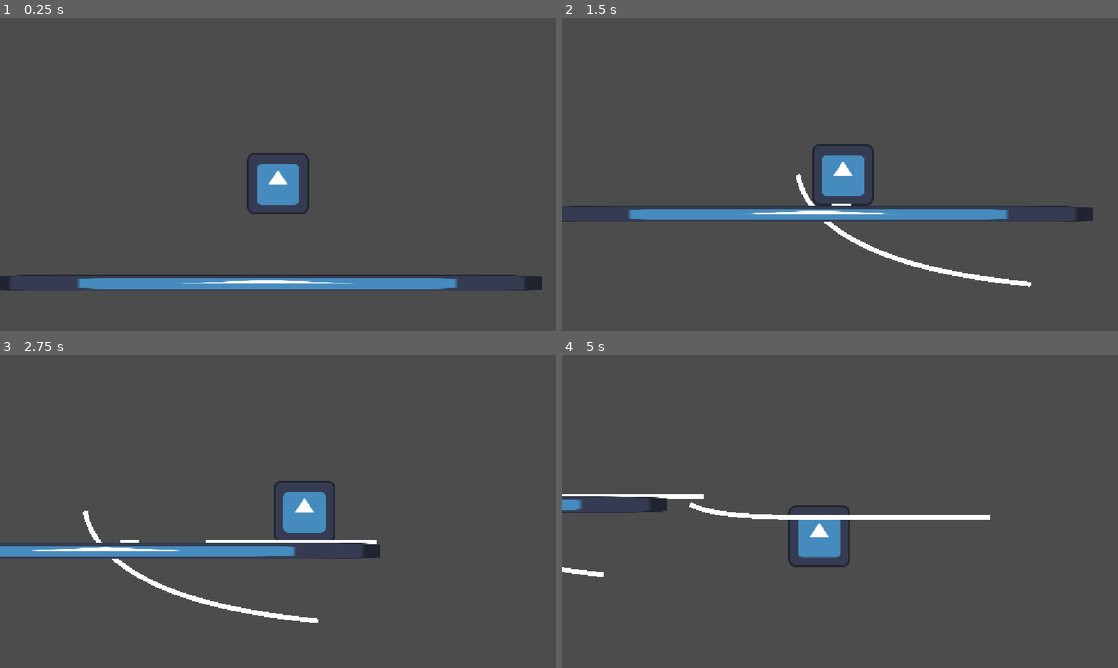
Above: before the commit, frames 1-4 (two rows, left to right).
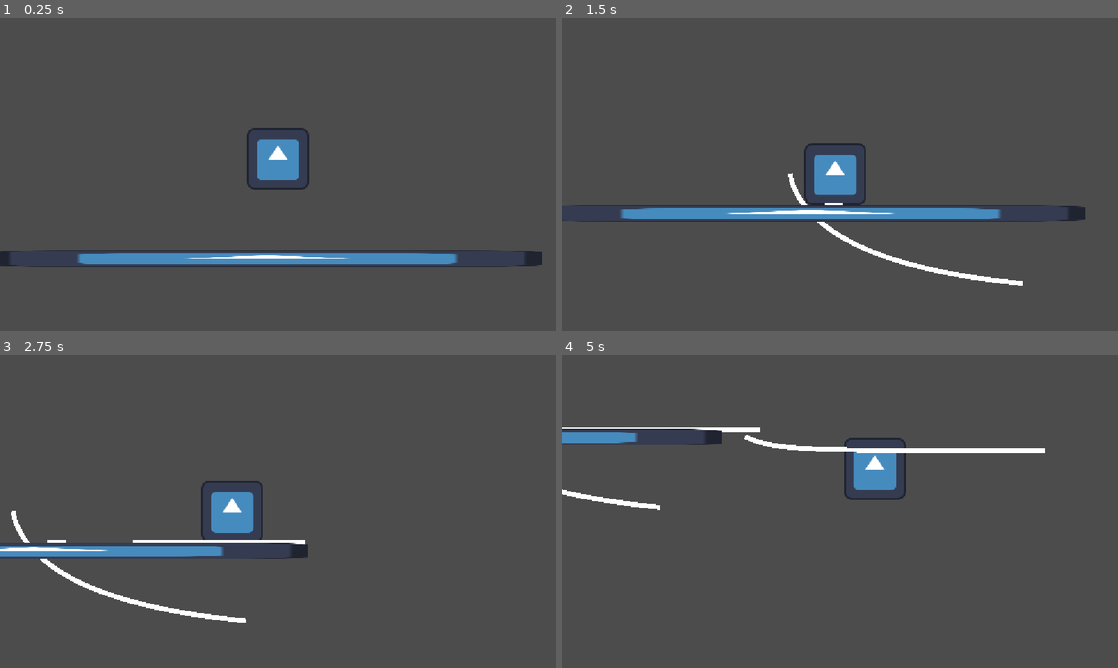
Above: after the commit, the same moments.

Repository: Zepeacedust/snow-game
Game: Godot game, scene res://TestingPlayground.tscn
The game is run twice, just before and just after one commit, with the same random seed, the same clock (stepped at 60 frames per second) and the same inputs. The engine's default icon, where the game draws it, is replaced by a stand-in: a white triangle on a blue panel in a dark square.
Inputs:
- Up to frame 1 (0.25 s): no input
- Up to frame 2 (1.5 s): hold Shift (bridge) 0.53-1.28 s; hold Right (right) from 0.53 s (still down); tap Space (jump) at 0.77 s; tap Shift (bridge) at 1.35 s
- Up to frame 3 (2.75 s): tap Space (jump) at 1.52 s; release Right (right) at 2.03 s; hold Left (left) from 2.03 s (still down); hold Shift (bridge) from 2.03 s (still down)
- Up to frame 4 (5 s): release Left (left) at 2.78 s; release Shift (bridge) at 2.78 s; hold Right (right) 2.78-4.28 s; tap Shift (bridge) at 2.85, 4.35 s; tap Space (jump) at 3.02, 3.77, 4.52 s; hold Shift (bridge) 3.53-4.28 s; hold Left (left) from 4.28 s (still down)

The runs differ from the first frame. In frame 1, 7.7% of the frame differs, in the area x 0-98%, y 35-88%; in frame 2, 2.6%; in frame 3, 5.1%; in frame 4, 5.9%.

Commit message:
Get camera zooming to fit the player

Diff:
--- a/TestingPlayground.tscn
+++ b/TestingPlayground.tscn
@@ -6,6 +6,16 @@
 
 [sub_resource type="RectangleShape2D" id="RectangleShape2D_l7ksm"]
 size = Vector2(1137, 33.5)
+
+[sub_resource type="Curve" id="Curve_h7fkj"]
+_limits = [0.0, 10.0, 0.0, 5000.0]
+_data = [Vector2(0, 0), 5.992506, 0.0025929126, 0, 0, Vector2(1375, 3.9325838), 0.002871411, 0.002871411, 0, 0, Vector2(5000, 10), 0.0017539056, 6.966294, 0, 0]
+point_count = 3
+
+[sub_resource type="Curve" id="Curve_pi7eq"]
+_limits = [0.0, 1.0, 0.0, 5000.0]
+_data = [Vector2(0, 1), 0.0, 0.0, 0, 0, Vector2(5000, 0), 0.0, 0.0, 0, 0]
+point_count = 2
 
 [node name="TestingPlayground" type="Node2D" unique_id=992583614]
 
@@ -29,3 +39,5 @@
 script = ExtResource("2_d5ghp")
 target = NodePath("../CharacterBody2D")
 SPEED = 5.0
+LEAD_CURVE = SubResource("Curve_h7fkj")
+ZOOM_CURVE = SubResource("Curve_pi7eq")
--- a/scripts/camera_follow.gd
+++ b/scripts/camera_follow.gd
@@ -1,17 +1,39 @@
 extends Camera2D
+@export var target : PhysicsBody2D
+@export var SPEED : float
 
-@export var target : Node2D
-@export var SPEED : float
+@export var LEAD_CURVE : Curve
+@export var ZOOM_CURVE : Curve
 
 # Called when the node enters the scene tree for the first time.
 func _ready() -> void:
+	# Start at the destination no matter what the haters say
 	if target:
 		position = target.position
-	pass # Replace with function body.
-
 
 # Called every frame. 'delta' is the elapsed time since the previous frame.
 func _process(delta: float) -> void:
 	if target:
-		position = lerp(position, target.position, SPEED * delta)
-	pass
+		var target_speed = target.velocity.length()
+		# keep camera 0.5-ish seconds ahead of the player
+		position = lerp(position,
+						target.position + target.velocity * 0.5,
+						SPEED * delta)
+		var difference = target.position - position
+		# how far the player is from the centre relative to the axes of the viewport
+		var relative_offset = Vector2(
+			difference.x/get_viewport_rect().size.x,
+			difference.y/get_viewport_rect().size.y
+			).length() * 2
+		# times 2 since we are measuring from the centre not an edge
+
+		# Fallback in case we are exactly centred.
+		if relative_offset == 0:
+			zoom = Vector2(1,1)
+			return
+		var scale : float = relative_offset * 1.5
+		# zoom to keep in the inner
+		if scale < 1:
+			scale = 1
+
+		zoom = Vector2(1/scale, 1/scale)
